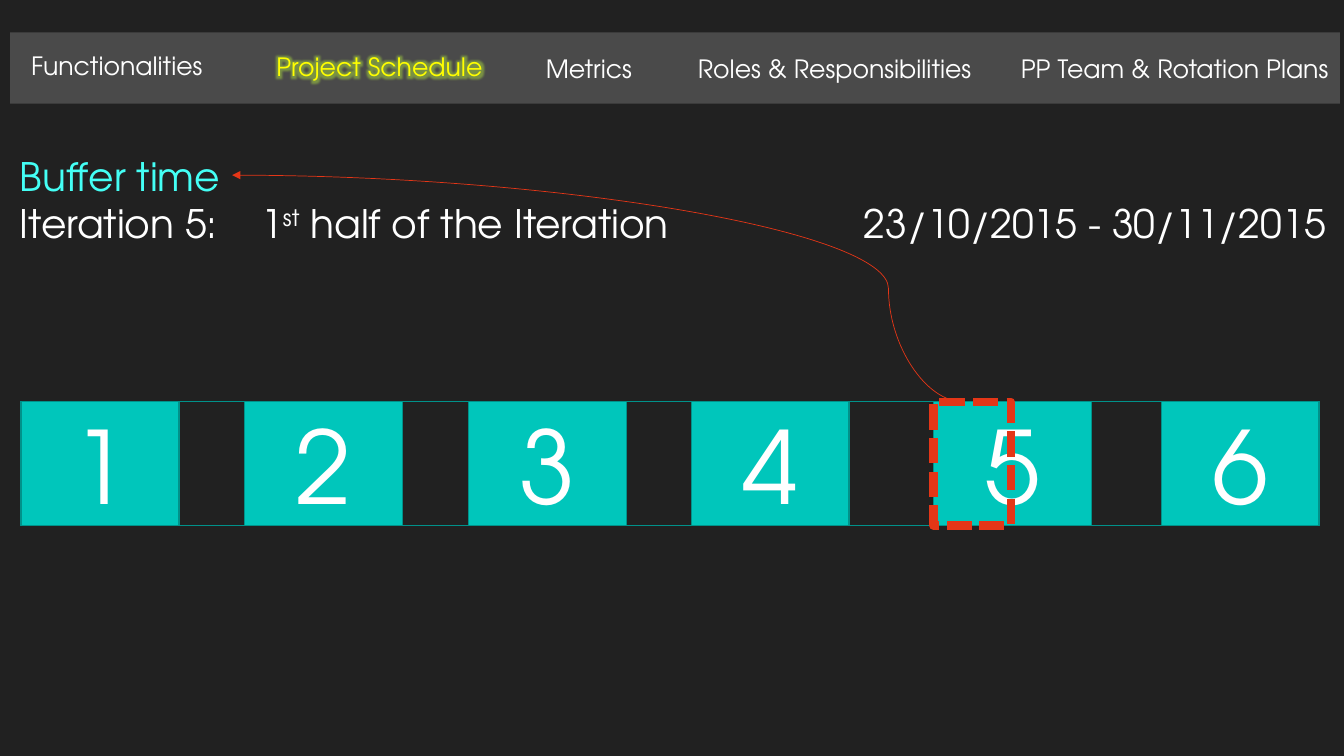
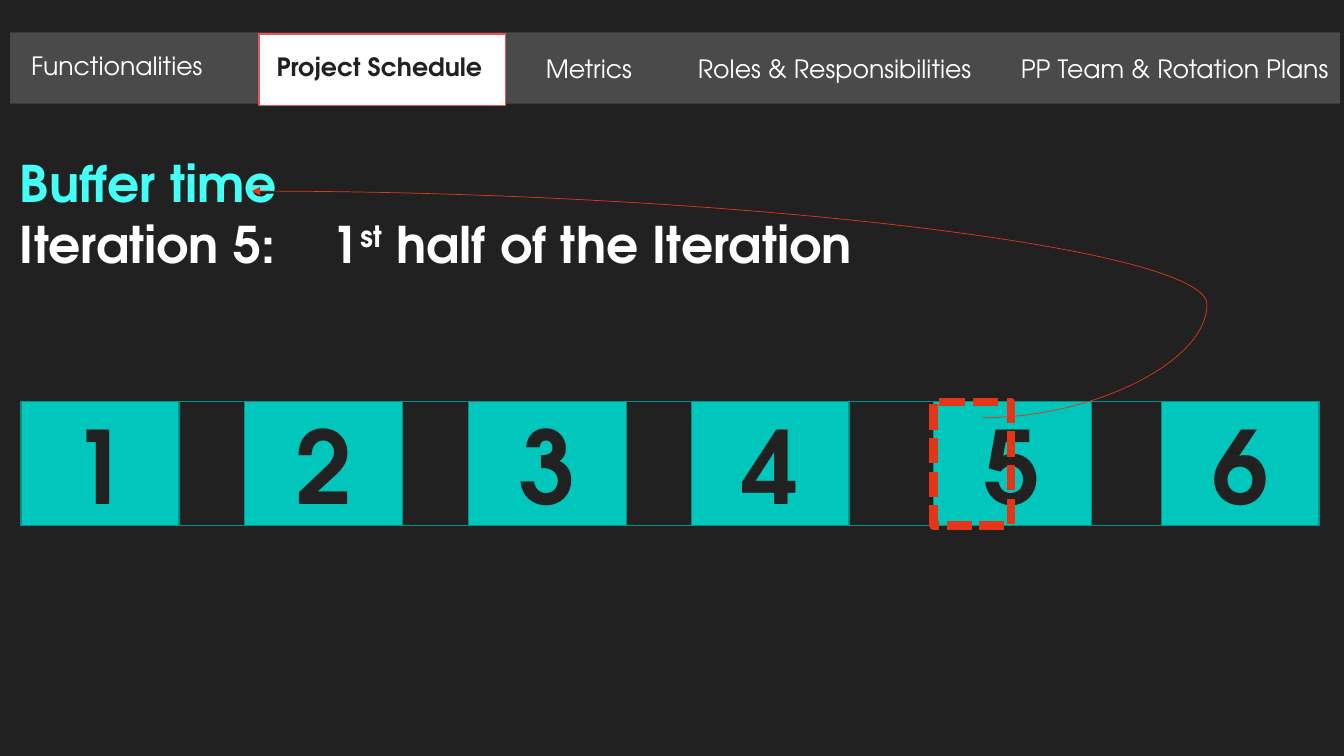
Before and after one commit to jerots/SMUAnalytics, a slide deck: slide 5 of presentations/pmReview.pptx. Drawn at 1344x756 pixels with LibreOffice and Linux fonts; fonts in the diff are those of the drawing. Boxes give left, top, right and bottom in pixels: in the first picture for what was removed or moved away, otherwise in the second. Text is boxed around its words. In the diff, an @@ line names an element or a change of style, - is before the commit and + after.

Commit message:
Updated PM Review slide(design) based on team's feedback

```diff
--- a/presentations/pmReview.pptx
+++ b/presentations/pmReview.pptx
@@ text "Project Schedule" at box(277, 56, 482, 81): text colour #FFFF00 to #212121, bold on @@
@@ rectangle added at box(259, 34, 506, 106), fill #FFFFFF, outline #ED515C 1 pt @@
@@ text at box(20, 163, 277, 203): size 28 to 36 pt, bold on in "Buffer time" @@
@@ text at box(20, 208, 852, 264): text changed; size 28 to 36 pt; bold on @@
-Iteration 5: 1st half of the Iteration 23/10/2015 - 30/11/2015
+Iteration 5: 1st half of the Iteration
@@ curved arrow moved from (963, 402) - (232, 175) to (983, 417) - (252, 192) @@
@@ text colour #FFFFFF to #212121, bold on in 6 elements at box(21, 402, 178, 526), box(245, 402, 402, 526), box(469, 402, 626, 526), box(692, 402, 849, 526), box(934, 402, 1091, 526), box(1162, 402, 1319, 526) @@
```
Also in this commit, not shown: 16 other slides changed, 1 slide added, 1 slide removed.
